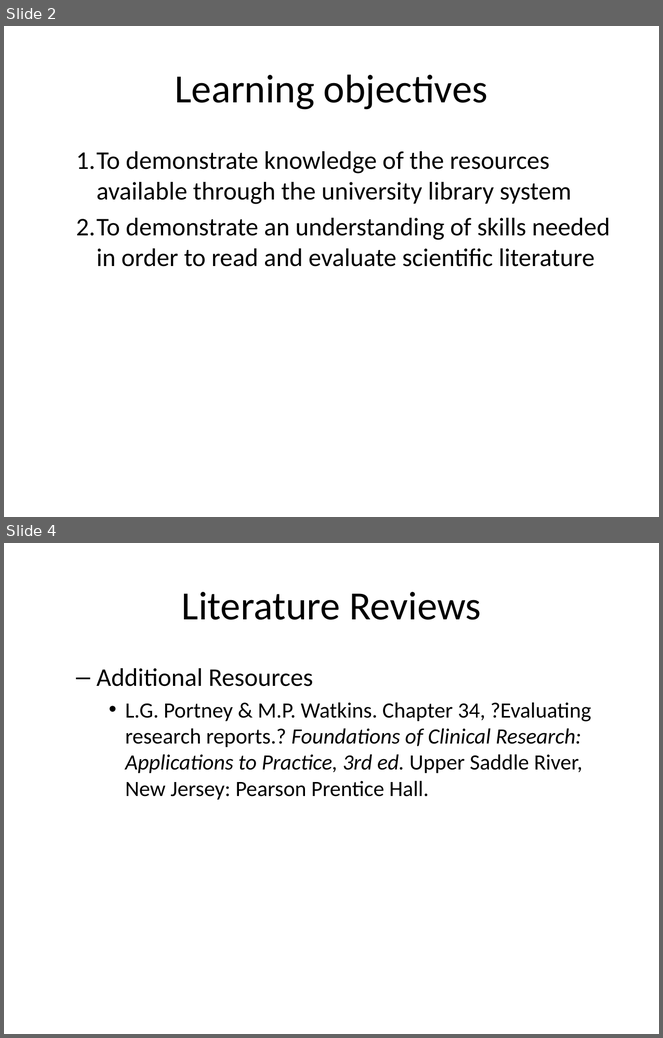
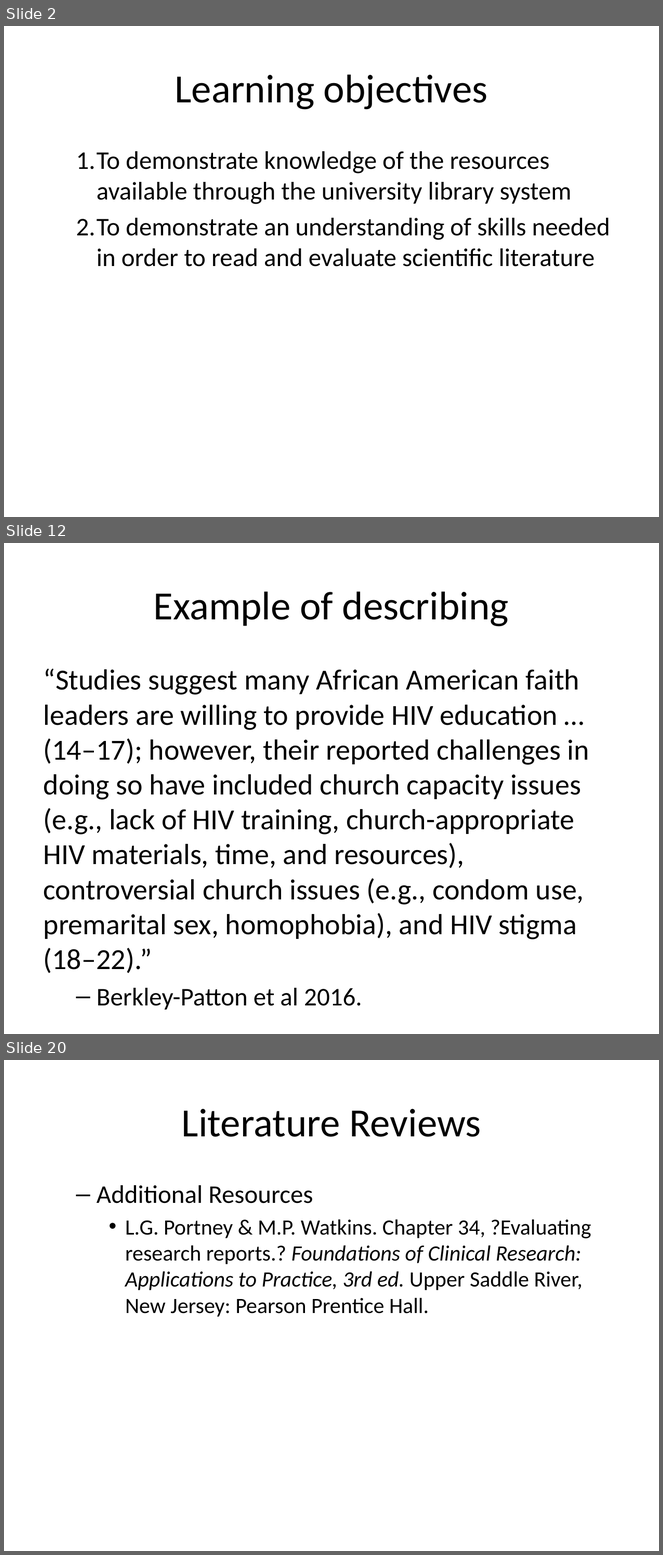
Before and after one commit to classes-medb/5510, a slide deck: doc/video-03-literature-review.pptx. Shown one above the other, each under a label of ours: slides 2 and 4 before the commit, slides 2, 12 and 20 after it; the slides between them are not shown. The pictures are 663x1038 and 663x1555 pixels, drawn with LibreOffice and Linux fonts; fonts in the diff are those of the drawing. Boxes give left, top, right and bottom in pixels: in the first picture for what was removed or moved away, otherwise in the second. Text is boxed around its words. In the diff, an @@ line names an element or a change of style, - is before the commit and + after.

Commit message:
Real-life examples on video3

```diff
--- a/doc/video-03-literature-review.pptx
+++ b/doc/video-03-literature-review.pptx
@@ slide 12 added at [4,543,659,1034], background #FFFFFF @@
@@ title added at [154,591,509,627], 44 pt, text #000000 @@
+Example of describing
@@ text added at [44,668,590,974], 32 pt, text #000000 @@
+“Studies suggest many African American faith leaders are willing to provide HIV education …(14–17); however, their reported challenges in doing so have included church capacity issues (e.g., lack of HIV training, church-appropriate HIV materials, time, and resources), controversial church issues (e.g., condom use, premarital sex, homophobia), and HIV stigma (18–22).”
+  – Berkley-Patton et al 2016.
@@ what was slide 4 is now slide 20 @@
```
Also in this commit, not shown: 2 slides changed, 16 other slides added, 2 slides removed, 1 other file.
